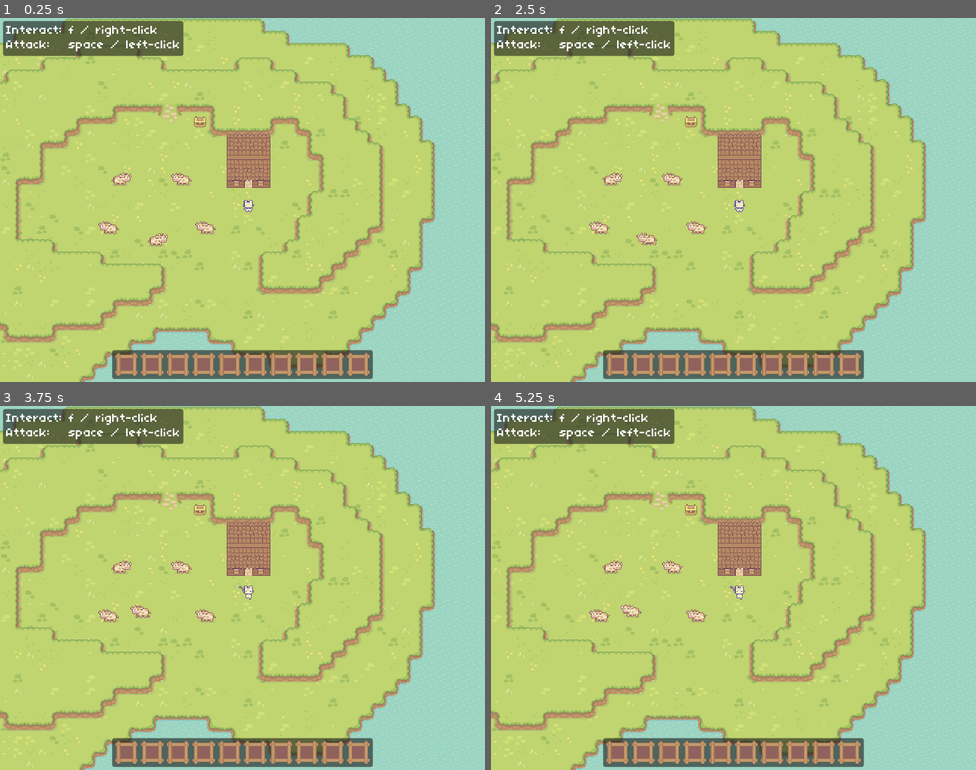
Above: before the commit, frames 1-4 (two rows, left to right).
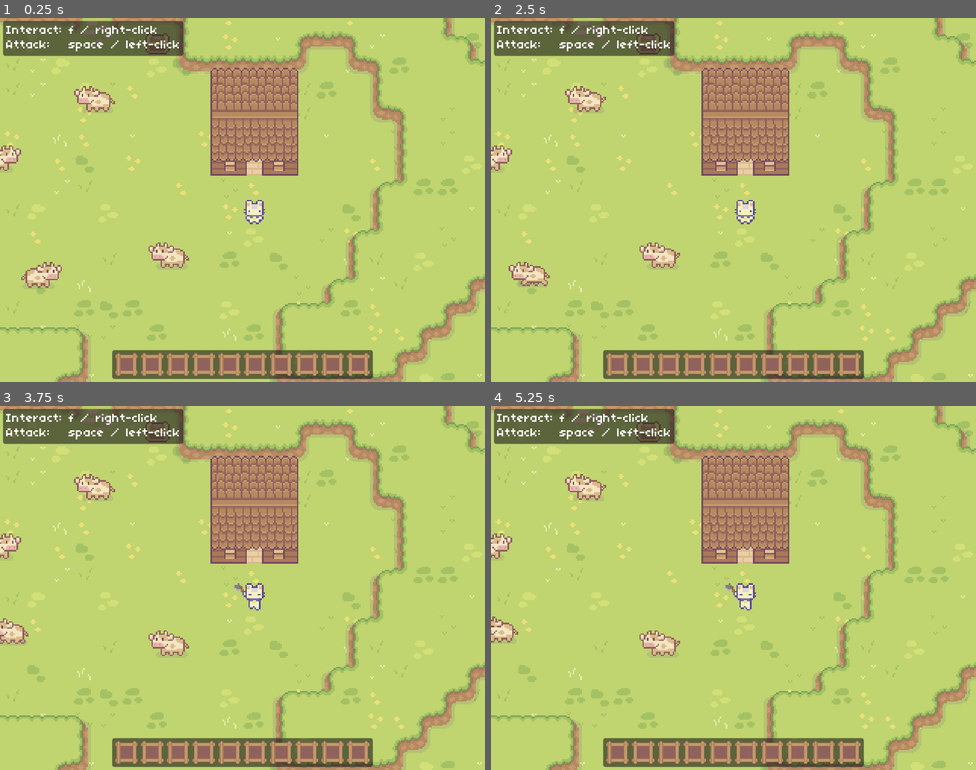
Above: after the commit, the same moments.

Repository: Boyquotes/godot-prototype-one
Game: Godot game, scene res://world/world.tscn
The game is run twice, just before and just after one commit, with the same random seed, the same clock (stepped at 60 frames per second) and the same inputs.
Inputs (mouse positions are in pixels of both pictures, inside the frame that each line leads up to):
- Up to frame 1 (0.25 s): no input
- Up to frame 2 (2.5 s): click (617, 363) at 0.5 s; click (641, 363) at 1.25 s; click (670, 363) at 2 s
- Up to frame 3 (3.75 s): click (203, 751) at 2.75 s; click (227, 751) at 3.5 s
- Up to frame 4 (5.25 s): click (748, 751) at 4.25 s; click (772, 751) at 5 s

The runs differ from the first frame. In frame 1, 41% of the frame differs, in the area x 0-100%, y 0-100%; in frame 2, 41%; in frame 3, 41%; in frame 4, 41%.

Commit message:
fix ui scaling

Diff:
--- a/animals/cow.gd
+++ b/animals/cow.gd
@@ -7,9 +7,9 @@
 }
 
 
-@export var acceleration = 80
-@export var friction = 320
-@export var speed = 16
+@export var acceleration = 128
+@export var friction = 64
+@export var speed = 32
 
 @export var min_idle_time = 2
 @export var max_idle_time = 3
--- a/animals/cow.tscn
+++ b/animals/cow.tscn
@@ -59,8 +59,8 @@
 }]
 
 [sub_resource type="CapsuleShape2D" id="CapsuleShape2D_g8568"]
-radius = 3.0
-height = 24.0
+radius = 6.0
+height = 48.0
 
 [node name="Cow" type="CharacterBody2D"]
 collision_mask = 7
@@ -69,12 +69,13 @@
 metadata/_edit_group_ = true
 
 [node name="AnimatedSprite2D" type="AnimatedSprite2D" parent="."]
-position = Vector2(16, 0)
+position = Vector2(32, 0)
+scale = Vector2(2, 2)
 sprite_frames = SubResource("SpriteFrames_y7ojc")
 animation = &"move"
 
 [node name="CollisionShape2D" type="CollisionShape2D" parent="."]
-position = Vector2(16, 10)
+position = Vector2(32, 20)
 rotation = 1.5708
 shape = SubResource("CapsuleShape2D_g8568")
 
--- a/objects/chest.tscn
+++ b/objects/chest.tscn
@@ -34,10 +34,10 @@
 }]
 
 [sub_resource type="RectangleShape2D" id="RectangleShape2D_fygj5"]
-size = Vector2(16, 8)
+size = Vector2(32, 16)
 
 [sub_resource type="RectangleShape2D" id="RectangleShape2D_u5wip"]
-size = Vector2(8, 4)
+size = Vector2(16, 8)
 
 [node name="Chest" type="StaticBody2D"]
 collision_mask = 0
@@ -45,20 +45,21 @@
 metadata/_edit_group_ = true
 
 [node name="AnimatedSprite2D" type="AnimatedSprite2D" parent="."]
-position = Vector2(8, 8)
+position = Vector2(16, 16)
+scale = Vector2(2, 2)
 sprite_frames = SubResource("SpriteFrames_chub2")
 animation = &"open"
 
 [node name="CollisionShape2D" type="CollisionShape2D" parent="."]
-position = Vector2(8, 12)
+position = Vector2(16, 24)
 shape = SubResource("RectangleShape2D_fygj5")
 
 [node name="InteractableHitbox" parent="." instance=ExtResource("2_dmtlp")]
+position = Vector2(16, 28)
 collision_layer = 32
 collision_mask = 16
 
 [node name="CollisionShape2D" parent="InteractableHitbox" index="0"]
-position = Vector2(8, 14)
 shape = SubResource("RectangleShape2D_u5wip")
 
 [connection signal="area_entered" from="InteractableHitbox" to="." method="_on_interaction_hitbox_area_entered"]
--- a/objects/house.tscn
+++ b/objects/house.tscn
@@ -4,7 +4,7 @@
 [ext_resource type="TileSet" uid="uid://b5ghresp7a248" path="res://tileset.tres" id="1_x775v"]
 
 [sub_resource type="RectangleShape2D" id="RectangleShape2D_wqnkk"]
-size = Vector2(48, 48)
+size = Vector2(96, 96)
 
 [node name="House" type="Area2D"]
 y_sort_enabled = true
@@ -15,6 +15,7 @@
 
 [node name="TileMap" type="TileMap" parent="."]
 y_sort_enabled = true
+scale = Vector2(2, 2)
 tile_set = ExtResource("1_x775v")
 format = 2
 layer_0/name = "Floor"
@@ -37,7 +38,7 @@
 
 [node name="CollisionShape2D" type="CollisionShape2D" parent="."]
 z_index = 1
-position = Vector2(24, 24)
+position = Vector2(48, 48)
 shape = SubResource("RectangleShape2D_wqnkk")
 
 [connection signal="body_entered" from="." to="." method="_on_body_entered"]
--- a/player/player.gd
+++ b/player/player.gd
@@ -8,9 +8,9 @@
 }
 
 
-@export var acceleration = 640
-@export var friction = 320
-@export var speed = 64
+@export var acceleration = 1280
+@export var friction = 640
+@export var speed = 128
 
 var state = State.IDLE
 var input_vector = Vector2.ZERO
--- a/player/player.tscn
+++ b/player/player.tscn
@@ -5,9 +5,8 @@
 [ext_resource type="Texture2D" uid="uid://ckkcmkpimibcm" path="res://assets/Sprout Lands - Sprites - Basic pack/Characters/Basic Charakter Actions.png" id="3_3otog"]
 [ext_resource type="PackedScene" uid="uid://bibao3r8q8nwg" path="res://components/hitbox.tscn" id="4_qfqa2"]
 
-[sub_resource type="CapsuleShape2D" id="CapsuleShape2D_xg4oy"]
-radius = 4.0
-height = 8.0
+[sub_resource type="CircleShape2D" id="CircleShape2D_cr2yo"]
+radius = 8.0
 
 [sub_resource type="Animation" id="Animation_d0edt"]
 resource_name = "axe_down"
@@ -950,11 +949,11 @@
 [sub_resource type="AnimationNodeStateMachinePlayback" id="AnimationNodeStateMachinePlayback_di8cp"]
 
 [sub_resource type="CapsuleShape2D" id="CapsuleShape2D_rxf6g"]
-radius = 6.0
-height = 16.0
+radius = 12.0
+height = 32.0
 
 [sub_resource type="RectangleShape2D" id="RectangleShape2D_3k6fv"]
-size = Vector2(2, 8)
+size = Vector2(4, 16)
 
 [node name="Player" type="CharacterBody2D"]
 collision_layer = 2
@@ -964,23 +963,26 @@
 metadata/_edit_group_ = true
 
 [node name="MainSprite" type="Sprite2D" parent="."]
-position = Vector2(8, 8)
+position = Vector2(16, 16)
+scale = Vector2(2, 2)
 texture = ExtResource("1_dvuat")
 hframes = 4
 vframes = 4
+frame = 1
 
 [node name="ActionSprite" type="Sprite2D" parent="."]
 visible = false
-position = Vector2(8, 8)
+position = Vector2(16, 16)
+scale = Vector2(2, 2)
 texture = ExtResource("3_3otog")
 hframes = 2
 vframes = 12
 frame = 8
 
 [node name="CollisionShape2D" type="CollisionShape2D" parent="."]
-position = Vector2(8, 14)
+position = Vector2(16, 28)
 rotation = 1.5708
-shape = SubResource("CapsuleShape2D_xg4oy")
+shape = SubResource("CircleShape2D_cr2yo")
 
 [node name="AnimationPlayer" type="AnimationPlayer" parent="."]
 libraries = {
@@ -996,10 +998,10 @@
 parameters/Walk/blend_position = Vector2(0, 1)
 
 [node name="ShoulderPivot" type="Marker2D" parent="."]
-position = Vector2(8, 11)
+position = Vector2(16, 22)
 
 [node name="AxeHitbox" parent="ShoulderPivot" instance=ExtResource("4_qfqa2")]
-position = Vector2(0, 5)
+position = Vector2(0, 10)
 collision_layer = 2
 collision_mask = 4
 
@@ -1008,10 +1010,10 @@
 disabled = true
 
 [node name="FeetPivot" type="Marker2D" parent="."]
-position = Vector2(8, 14)
+position = Vector2(16, 28)
 
 [node name="InteractionHitbox" parent="FeetPivot" instance=ExtResource("4_qfqa2")]
-position = Vector2(0, 4)
+position = Vector2(0, 8)
 collision_layer = 16
 collision_mask = 32
 
--- a/tileset.tres
+++ b/tileset.tres
@@ -10,6 +10,7 @@
 tile_data = PackedInt32Array(0, 196610, 0, 65536, 196610, 1, 1, 262146, 0, 65537, 262146, 1)
 
 [sub_resource type="TileSetAtlasSource" id="TileSetAtlasSource_rlv04"]
+resource_name = "Grass Hills"
 texture = ExtResource("1_c8wq7")
 0:0/0 = 0
 0:0/0/terrain_set = 0
@@ -617,6 +618,7 @@
 0:6/0/terrains_peering_bit/top_right_corner = 1
 
 [sub_resource type="TileSetAtlasSource" id="TileSetAtlasSource_un0v4"]
+resource_name = "Grass"
 texture = ExtResource("2_0cnuf")
 0:0/0 = 0
 0:0/0/terrain_set = 0
@@ -1211,6 +1213,7 @@
 5:6/0/terrains_peering_bit/top_right_corner = 0
 
 [sub_resource type="TileSetAtlasSource" id="TileSetAtlasSource_b8m2h"]
+resource_name = "Tall Grass Hills"
 texture = ExtResource("3_0bipx")
 0:0/0 = 0
 0:0/0/terrain_set = 0
@@ -1615,20 +1618,22 @@
 [sub_resource type="TileSetAtlasSource" id="TileSetAtlasSource_dvmtr"]
 resource_name = "Water"
 texture = ExtResource("4_fjl61")
+0:0/animation_columns = 4
 0:0/0 = 0
 0:0/0/physics_layer_0/linear_velocity = Vector2(0, 0)
 0:0/0/physics_layer_0/angular_velocity = 0.0
+3:0/0 = 0
+3:0/0/physics_layer_0/linear_velocity = Vector2(0, 0)
+3:0/0/physics_layer_0/angular_velocity = 0.0
+2:0/0 = 0
+2:0/0/physics_layer_0/linear_velocity = Vector2(0, 0)
+2:0/0/physics_layer_0/angular_velocity = 0.0
 1:0/0 = 0
 1:0/0/physics_layer_0/linear_velocity = Vector2(0, 0)
 1:0/0/physics_layer_0/angular_velocity = 0.0
-2:0/0 = 0
-2:0/0/physics_layer_0/linear_velocity = Vector2(0, 0)
-2:0/0/physics_layer_0/angular_velocity = 0.0
-3:0/0 = 0
-3:0/0/physics_layer_0/linear_velocity = Vector2(0, 0)
-3:0/0/physics_layer_0/angular_velocity = 0.0
 
 [sub_resource type="TileSetAtlasSource" id="TileSetAtlasSource_xo1o6"]
+resource_name = "Wooden House"
 texture = ExtResource("4_00aqu")
 1:0/0 = 0
 1:0/0/physics_layer_0/linear_velocity = Vector2(0, 0)
--- a/ui/hud.tscn
+++ b/ui/hud.tscn
@@ -6,7 +6,7 @@
 
 [node name="CanvasLayer" type="CanvasLayer"]
 
-[node name="HUD" type="Control" parent="."]
+[node name="Control" type="Control" parent="."]
 layout_mode = 3
 anchors_preset = 15
 anchor_right = 1.0
@@ -17,8 +17,8 @@
 size_flags_vertical = 3
 theme = ExtResource("1_avwr7")
 
-[node name="InfoBox" parent="HUD" instance=ExtResource("3_x22a0")]
+[node name="InfoBox" parent="Control" instance=ExtResource("3_x22a0")]
 layout_mode = 1
 
-[node name="Hotbar" parent="HUD" instance=ExtResource("2_tomp2")]
+[node name="Hotbar" parent="Control" instance=ExtResource("2_tomp2")]
 layout_mode = 1
--- a/world/world.tscn
+++ b/world/world.tscn
@@ -11,8 +11,12 @@
 
 [node name="HUD" parent="." instance=ExtResource("1_erkc3")]
 
+[node name="Camera" type="Camera2D" parent="."]
+position = Vector2(320, 240)
+
 [node name="TileMap" type="TileMap" parent="."]
 z_index = -1
+scale = Vector2(2, 2)
 tile_set = ExtResource("1_nt28w")
 format = 2
 layer_0/name = "Water"
@@ -37,36 +41,34 @@
 y_sort_enabled = true
 
 [node name="Player" parent="Entities" instance=ExtResource("1_85dts")]
-position = Vector2(944, 560)
-
-[node name="Camera" type="Camera2D" parent="Entities/Player"]
+position = Vector2(1888, 1120)
 
 [node name="RemoteTransform2D" type="RemoteTransform2D" parent="Entities/Player"]
-remote_path = NodePath("../Camera")
+remote_path = NodePath("../../../Camera")
 
 [node name="Animals" type="Node2D" parent="Entities"]
 y_sort_enabled = true
 
 [node name="Cow" parent="Entities/Animals" instance=ExtResource("3_ycfyx")]
-position = Vector2(880, 592)
+position = Vector2(1760, 1184)
 
 [node name="Cow2" parent="Entities/Animals" instance=ExtResource("3_ycfyx")]
-position = Vector2(768, 528)
+position = Vector2(1536, 1056)
 
 [node name="Cow3" parent="Entities/Animals" instance=ExtResource("3_ycfyx")]
-position = Vector2(816, 608)
+position = Vector2(1590, 1210)
 
 [node name="Cow4" parent="Entities/Animals" instance=ExtResource("3_ycfyx")]
-position = Vector2(752, 592)
+position = Vector2(1431, 1160)
 
 [node name="Cow5" parent="Entities/Animals" instance=ExtResource("3_ycfyx")]
-position = Vector2(848, 528)
+position = Vector2(1662, 978)
 
 [node name="Objects" type="Node2D" parent="Entities"]
 y_sort_enabled = true
 
 [node name="House" parent="Entities/Objects" instance=ExtResource("5_lvmm4")]
-position = Vector2(928, 496)
+position = Vector2(1856, 992)
 
 [node name="Chest" parent="Entities/Objects" instance=ExtResource("5_2d0cx")]
-position = Vector2(880, 448)
+position = Vector2(1760, 896)
